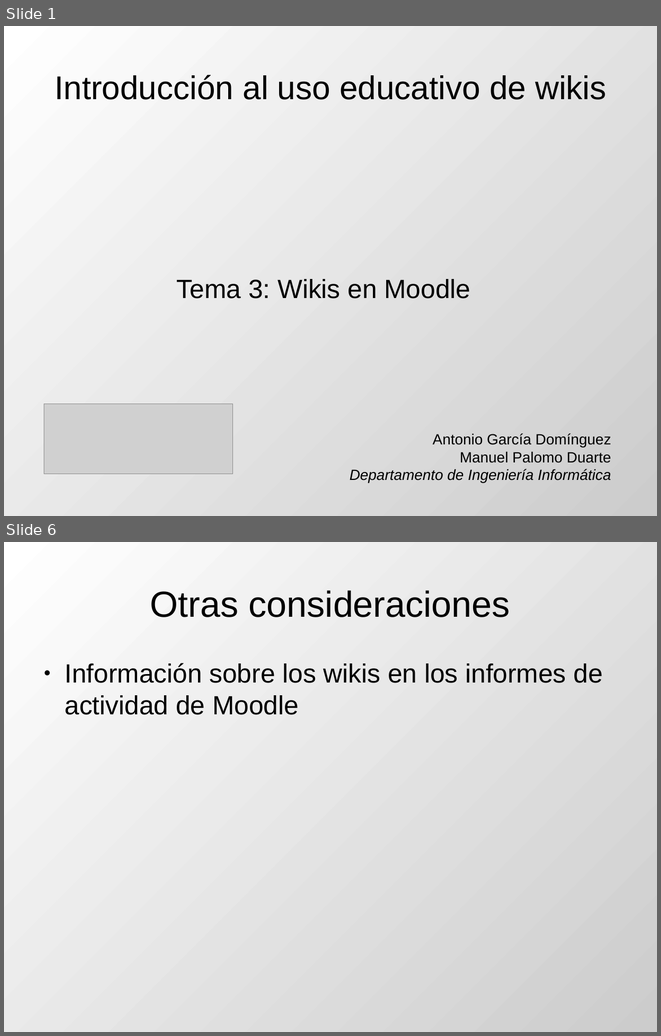
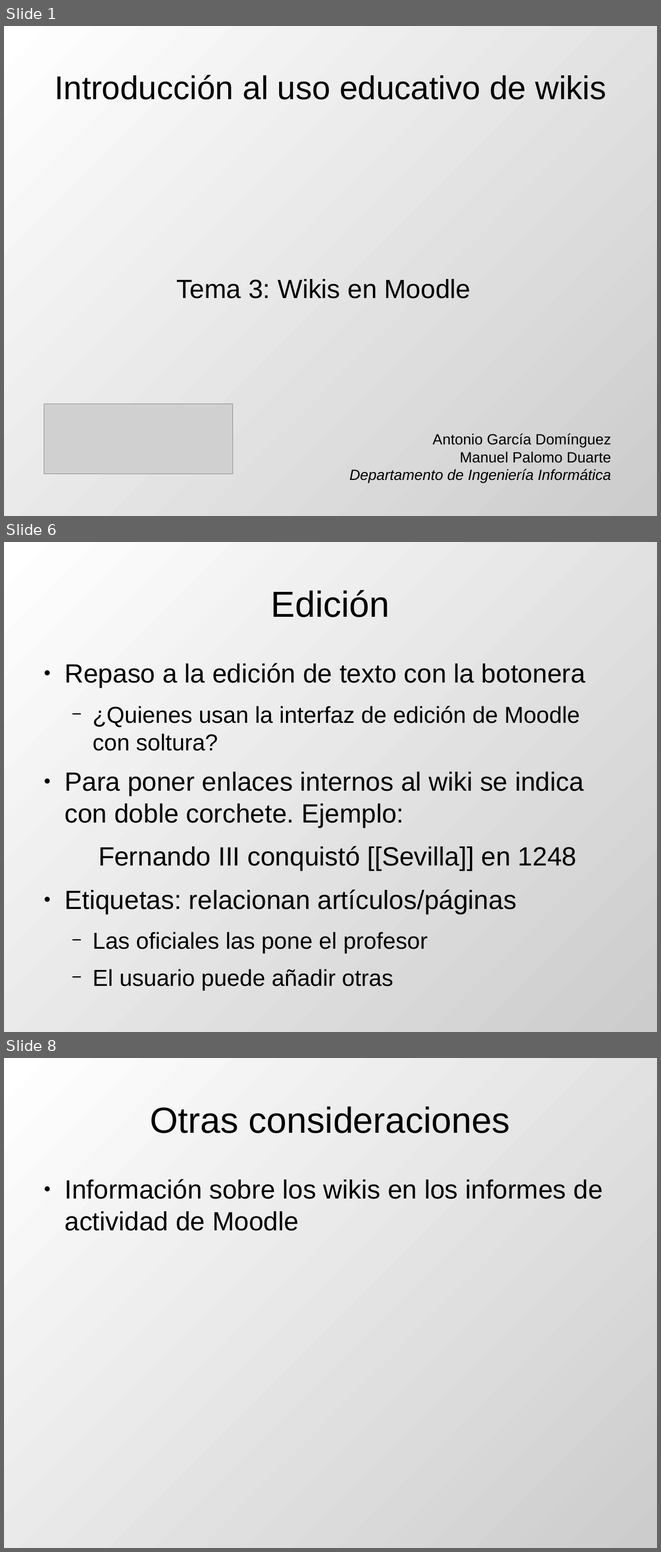
Before and after one commit to DrPantera/wikis4education, a slide deck: uca-2013_07/tema-3-WikisEnMoodle.odp. Shown one above the other, each under a label of ours: slides 1 and 6 before the commit, slides 1, 6 and 8 after it; the slides between them are not shown. The pictures are 661x1036 and 661x1552 pixels, drawn with LibreOffice and Linux fonts; fonts in the diff are those of the drawing; grey boxes stand for pictures. Boxes give left, top, right and bottom in pixels: in the first picture for what was removed or moved away, otherwise in the second. Text is boxed around its words. In the diff, an @@ line names an element or a change of style, - is before the commit and + after.

```diff
--- a/uca-2013_07/tema-3-WikisEnMoodle.odp
+++ b/uca-2013_07/tema-3-WikisEnMoodle.odp
@@ slide 6 added at (4,542,657,1032), background gradient #FFFFFF to #CCCCCC @@
@@ title added at (271,590,390,617), 44 pt, text #000000 @@
+Edición
@@ text added at (64,663,585,990), 32 pt, text #000000 @@
+● Repaso a la edición de texto con la botonera
+  − ¿Quienes usan la interfaz de edición de Moodle con soltura?
+● Para poner enlaces internos al wiki se indica con doble corchete. Ejemplo:
+Fernando III conquistó [[Sevilla]] en 1248
+● Etiquetas: relacionan artículos/páginas
+  − Las oficiales las pone el profesor
+  − El usuario puede añadir otras
@@ what was slide 6 is now slide 8 @@
```
Also in this commit, not shown: 3 slides changed, 2 other slides added, 1 slide removed, 3 other files.
